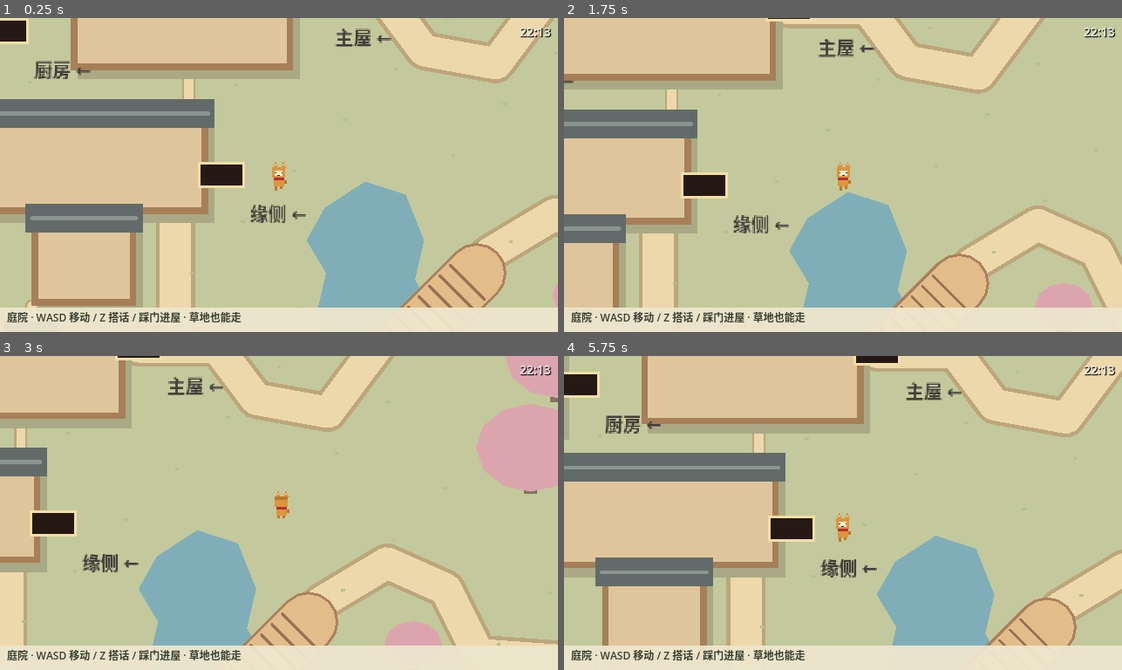
Above: before the commit, frames 1-4 (two rows, left to right).
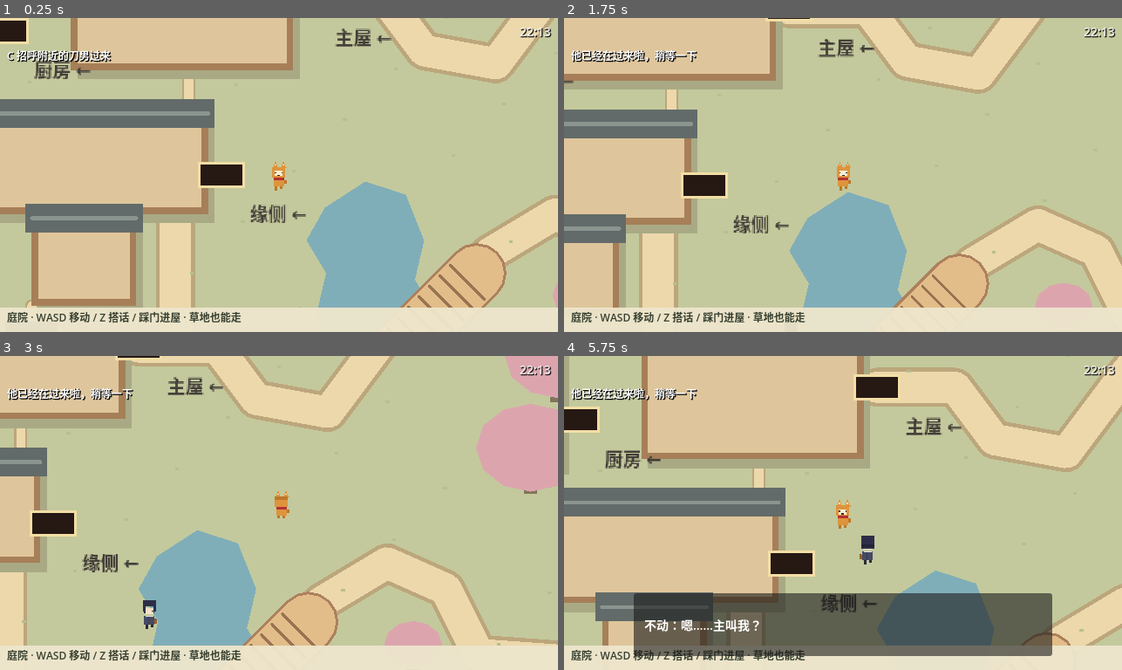
Above: after the commit, the same moments.

Repository: DbDB68/marumaru
Game: Godot game, scene res://scenes/courtyard.tscn
Same seed, same stepped clock (60 frames per second), same inputs: the game is played once before the commit and once after it.
Inputs:
- Up to frame 1 (0.25 s): no input
- Up to frame 2 (1.75 s): tap Enter (ui_accept) at 0.5, 0.77, 1.52 s; hold D (move_right) 0.53-1.28 s; hold C (call_npc, bound only after the commit) 0.53-1.28 s; hold S (move_down) from 1.28 s (still down); tap Z (interact) at 1.35 s; tap C (call_npc, bound only after the commit) at 1.55 s
- Up to frame 3 (3 s): release S (move_down) at 2.03 s; hold D (move_right) 2.03-2.78 s; hold C (call_npc, bound only after the commit) 2.03-2.78 s; hold W (move_up) from 2.78 s (still down); tap C (call_npc, bound only after the commit) at 2.85 s
- Up to frame 4 (5.75 s): tap Enter (ui_accept) at 3.02, 3.77, 4.52 s; release W (move_up) at 3.53 s; hold Z (interact) 3.53-4.28 s; hold A (move_left) 3.53-5.03 s; tap C (call_npc, bound only after the commit) at 3.8, 4.35 s; hold S (move_down) from 5.03 s (still down); hold C (call_npc, bound only after the commit) from 5.03 s (still down)

The runs differ from the first frame. In frame 1, 0.5% of the frame differs, in the area x 1-20%, y 10-15%; in frame 2, 0.6%; in frame 3, 0.8%; in frame 4, 51%, in the area x 0-100%, y 0-96%.

Commit message:
加入招呼附近刀男互动并整理美术参考方向
Co-authored-by: GPT-6 <gpt-6@users.noreply.github.com>

Diff:
--- a/project.godot
+++ b/project.godot
@@ -28,6 +28,11 @@
 window/stretch/aspect="expand"
 
 [input]
+
+call_npc={
+"deadzone": 0.5,
+"events": [Object(InputEventKey,"physical_keycode":67)]
+}
 
 expedition_menu={
 "deadzone": 0.5,
--- a/scripts/banter.gd
+++ b/scripts/banter.gd
@@ -103,6 +103,8 @@
 		var b := _find_npc(ids[1])
 		if a == null or b == null:
 			continue
+		if a.is_being_called() or b.is_being_called() or a._returning or b._returning:
+			continue
 		if a.global_position.distance_to(b.global_position) > TRIGGER_DIST:
 			continue
 		var scripts: Array = _pairs[key]
--- a/scripts/npc.gd
+++ b/scripts/npc.gd
@@ -30,6 +30,59 @@
 var _schedule_check_left := SCHEDULE_CHECK_INTERVAL
 var _leaving := false
 var _bantering := false  # 小剧场（banter.gd）搭话中：立正站好
+var _call_player: Node2D
+var _call_left := 0.0
+var _returning := false
+
+
+func is_being_called() -> bool:
+	return is_instance_valid(_call_player)
+
+
+func answer_call(player: Node2D) -> bool:
+	if _leaving or _bantering or is_being_called():
+		return false
+	# Sweep the real body shape: do not promise a route through water or walls.
+	var query := PhysicsShapeQueryParameters2D.new()
+	query.shape = $CollisionShape2D.shape
+	query.transform = $CollisionShape2D.global_transform
+	query.motion = player.global_position - global_position
+	query.exclude = [get_rid(), player.get_rid()]
+	var travel := get_world_2d().direct_space_state.cast_motion(query)
+	if travel[0] < 0.99:
+		return false
+	_call_player = player
+	_call_left = 8.0
+	_returning = false
+	_stuck = 0.0
+	return true
+
+
+func _finish_call() -> void:
+	_call_player = null
+	_target = _home
+	_returning = true
+	_walking = true
+	_stuck = 0.0
+
+
+func _approach_player(delta: float) -> void:
+	_call_left -= delta
+	var distance := global_position.distance_to(_call_player.global_position)
+	if distance <= 34.0:
+		face_toward(_call_player.global_position)
+		var dialog := get_tree().get_first_node_in_group("dialog_box")
+		if dialog != null:
+			dialog.open(["长谷部：主，有何吩咐？" if npc_id == "hasebe" else "不动：嗯……主叫我？"])
+		_finish_call()
+		velocity = Vector2.ZERO
+		return
+	if _call_left <= 0.0 or distance > 240.0:
+		_call_player.show_call_hint("没能走到你身边，靠近一些再喊吧")
+		_finish_call()
+		return
+	_target = _call_player.global_position
+	_walk_step(delta)
 
 
 func _ready() -> void:
@@ -41,7 +94,8 @@
 func _physics_process(delta: float) -> void:
 	if _leaving:
 		return
-	if _bantering or _dialog_open():
+	var panel := get_tree().get_first_node_in_group("expedition_panel")
+	if _bantering or _dialog_open() or (panel != null and panel.is_open()):
 		# 搭话/小剧场时立正
 		velocity = Vector2.ZERO
 		sprite.pause()
@@ -50,6 +104,16 @@
 	if _schedule_check_left <= 0.0:
 		_schedule_check_left = SCHEDULE_CHECK_INTERVAL
 		_check_schedule()
+	if _leaving:
+		return
+	if is_being_called():
+		_approach_player(delta)
+		return
+	if _returning:
+		_walk_step(delta)
+		if not _walking:
+			_returning = false
+		return
 	if _mode == "stay":
 		velocity = Vector2.ZERO
 		return
@@ -64,6 +128,8 @@
 
 ## 应用日程槽；teleport 为 true 时直接摆到位（出生用），否则走过去
 func _apply_slot(slot: Dictionary, teleport := false) -> void:
+	_call_player = null
+	_returning = false
 	_slot = slot
 	if slot.is_empty():
 		_home = global_position
@@ -94,6 +160,7 @@
 
 ## 换房间：淡出消失（目标房间加载时房间脚本会按日程重新生成他）
 func _leave_room() -> void:
+	_call_player = null
 	_leaving = true
 	velocity = Vector2.ZERO
 	var t := create_tween()
--- a/scripts/player.gd
+++ b/scripts/player.gd
@@ -4,12 +4,58 @@
 
 const SPEED := 90.0
 const INTERACT_RANGE := 48.0
+const CALL_RANGE := 200.0
+var _call_hint: Label
+var _hint_left := 0.0
 
 @onready var sprite: AnimatedSprite2D = $AnimatedSprite2D
 
 
 func _ready() -> void:
 	add_to_group("player")
+	var layer := CanvasLayer.new()
+	add_child(layer)
+	_call_hint = Label.new()
+	_call_hint.position = Vector2(8, 34)
+	_call_hint.add_theme_font_size_override("font_size", 12)
+	_call_hint.add_theme_color_override("font_shadow_color", Color.BLACK)
+	_call_hint.add_theme_constant_override("shadow_offset_x", 1)
+	_call_hint.add_theme_constant_override("shadow_offset_y", 1)
+	layer.add_child(_call_hint)
+	show_call_hint("C 招呼附近的刀男过来")
+
+
+func show_call_hint(text: String) -> void:
+	_call_hint.text = text
+	_hint_left = 3.0
+
+
+func _process(delta: float) -> void:
+	_hint_left -= delta
+	_call_hint.visible = _hint_left > 0.0
+
+
+func call_nearby() -> void:
+	if _ui_busy():
+		return
+	var nearest: Node2D = null
+	var distance := CALL_RANGE
+	for npc in get_tree().get_nodes_in_group("npcs"):
+		if npc.is_being_called():
+			show_call_hint("他已经在过来啦，稍等一下")
+			return
+		if npc._leaving or npc._bantering:
+			continue
+		var d := global_position.distance_to(npc.global_position)
+		if d < distance:
+			distance = d
+			nearest = npc
+	if nearest == null:
+		show_call_hint("附近暂时没有空闲的刀男，靠近些再喊吧")
+	elif nearest.answer_call(self):
+		show_call_hint("听见啦，正在过来")
+	else:
+		show_call_hint("中间有东西挡着，走近一些再招呼吧")
 
 
 func _physics_process(_delta: float) -> void:
@@ -27,6 +73,10 @@
 func _unhandled_input(event: InputEvent) -> void:
 	# 忽略按住不放时的键盘连发，否则开关对话会疯狂切换
 	if event is InputEventKey and event.is_echo():
+		return
+	if event.is_action_pressed("call_npc"):
+		call_nearby()
+		get_viewport().set_input_as_handled()
 		return
 	if event.is_action_pressed("interact") and not _ui_busy():
 		var npc := _nearest_npc()
--- /dev/null
+++ b/tools/test_call.gd
@@ -0,0 +1,50 @@
+extends SceneTree
+var failures := 0
+
+func _initialize() -> void:
+	call_deferred("run")
+
+func check(ok: bool, message: String) -> void:
+	if not ok:
+		failures += 1
+		push_error(message)
+
+func run() -> void:
+	change_scene_to_file("res://scenes/courtyard.tscn")
+	await create_timer(0.3).timeout
+	for old in get_nodes_in_group("npcs"):
+		old.queue_free()
+	await process_frame
+	var player = current_scene.get_node("Player")
+	player.position = Vector2(700, 950)
+	var npc = load("res://scenes/npcs/hasebe.tscn").instantiate()
+	current_scene.add_child(npc)
+	npc._apply_slot({"pos": [800, 950], "mode": "stay", "from": "test"}, true)
+	npc._schedule_check_left = 1000
+	await physics_frame
+	var event := InputEventAction.new()
+	event.action = "call_npc"
+	event.pressed = true
+	player._unhandled_input(event)
+	check(npc.is_being_called(), "C action should call nearby NPC")
+	player.call_nearby()
+	check(npc.is_being_called(), "Repeated call must not cancel approach")
+	await create_timer(2.0).timeout
+	var dialog = get_first_node_in_group("dialog_box")
+	check(dialog.is_open(), "Arrival should greet player")
+	check(npc.position.distance_to(player.position) <= 35, "NPC should physically approach")
+	dialog._close()
+	await create_timer(2.0).timeout
+	check(npc.position.distance_to(Vector2(800,950)) < 5, "Stay NPC returns to schedule position")
+	# A body-width sweep rejects a call across the solid main building.
+	player.position = Vector2(515, 300)
+	npc.position = Vector2(715, 300)
+	await physics_frame
+	check(not npc.answer_call(player), "Do not walk through a building")
+	npc._bantering = true
+	check(not npc.answer_call(player), "Do not interrupt banter")
+	npc._bantering = false
+	npc._leave_room()
+	check(not npc.answer_call(player), "Do not call a leaving NPC")
+	print("CALL TEST: %d failures" % failures)
+	quit(1 if failures else 0)
Not shown, added: docs/art-direction.md
